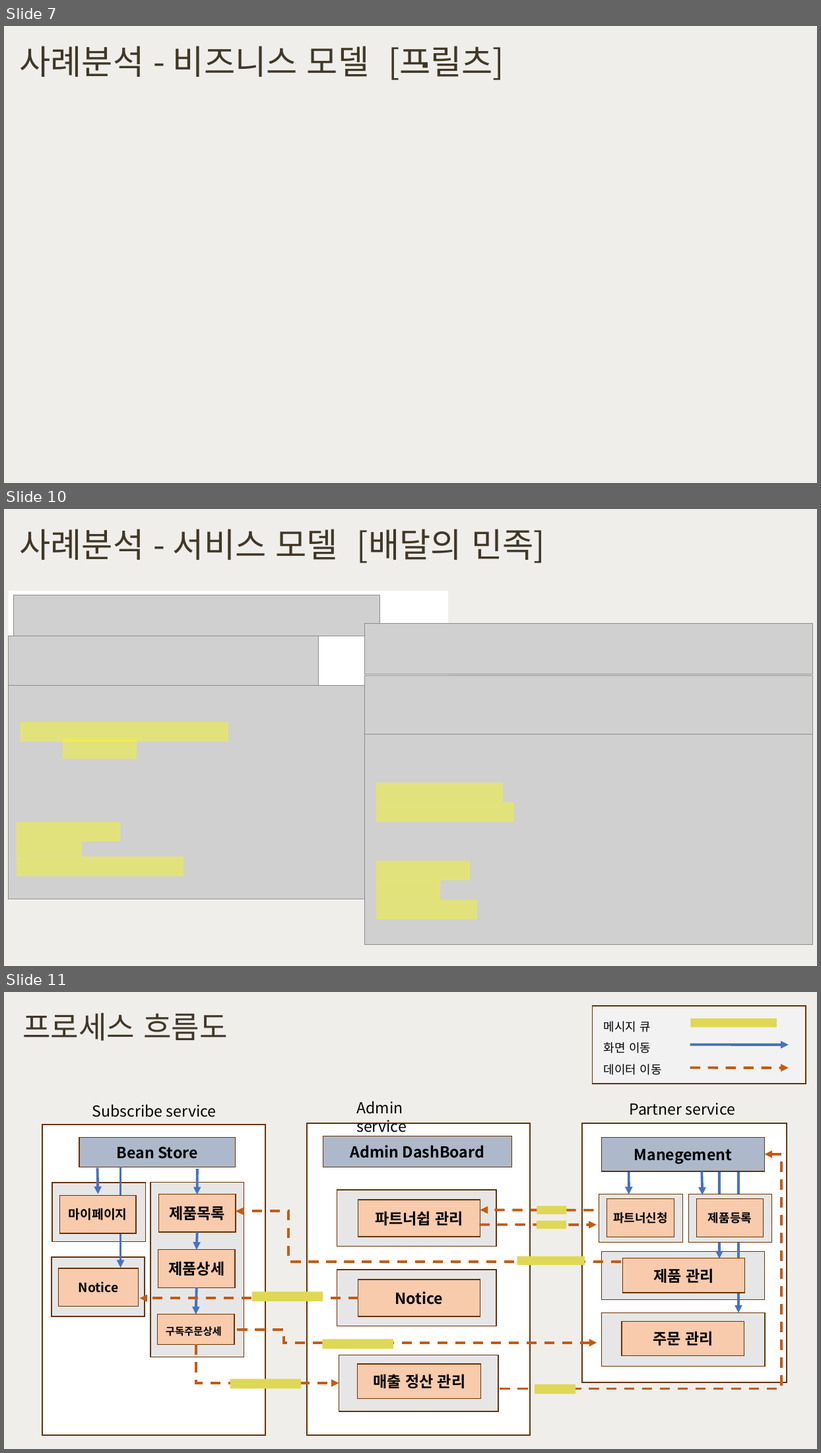
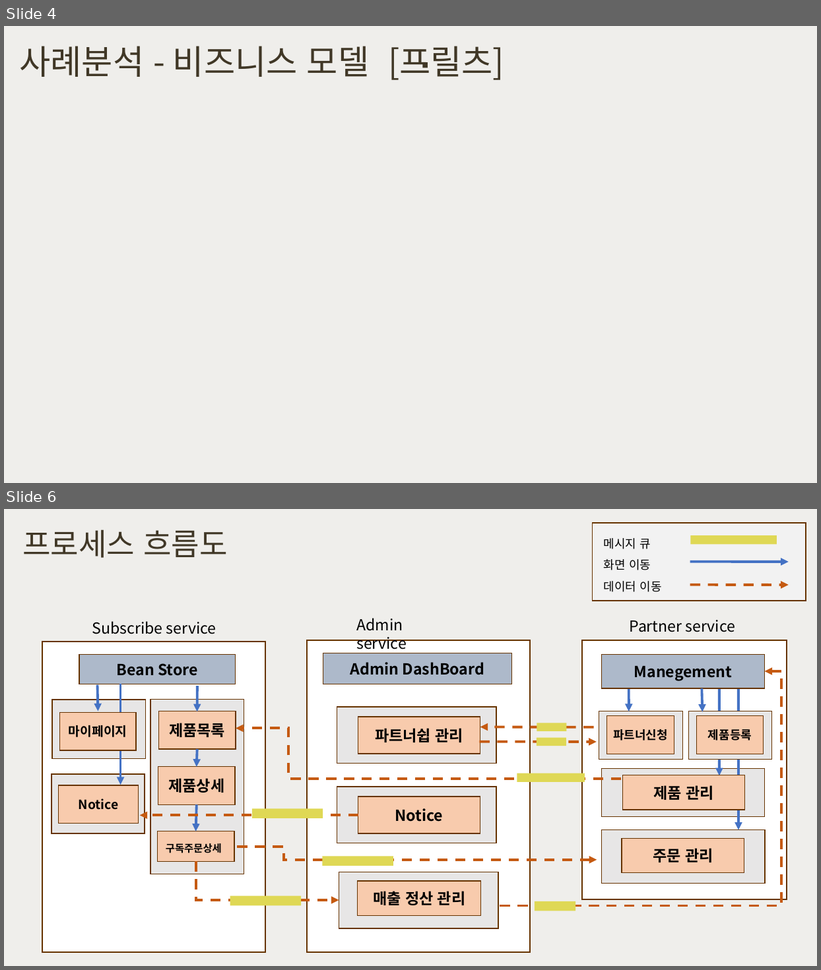
Before and after one commit to happyjane210/GIT2021-working, a slide deck: 9-project/진행 파일/주간 커-피_진행.pptx. Shown one above the other, each under a label of ours: slides 7, 10 and 11 before the commit, slides 4 and 6 after it; the slides between them are not shown. The pictures are 821x1453 and 821x970 pixels, drawn with LibreOffice and Linux fonts; fonts in the diff are those of the drawing; grey boxes stand for pictures; background and template pictures are left out. Boxes give left, top, right and bottom in pixels: in the first picture for what was removed or moved away, otherwise in the second. Text is boxed around its words. In the diff, an @@ line names an element or a change of style, - is before the commit and + after.

```diff
--- a/9-project/진행 파일/주간 커-피_진행.pptx
+++ b/9-project/진행 파일/주간 커-피_진행.pptx
@@ slide 10 removed at (4, 509, 817, 966), background #EFEEEB @@
@@ title removed at (20, 529, 545, 563) @@
-사례분석 - 서비스 모델 [배달의 민족]
@@ group removed at (8, 591, 448, 900): 6 rectangles, 3 pictures @@
@@ group removed at (365, 624, 813, 945): 5 rectangles, 3 pictures @@
@@ what was slide 7 is now slide 4 @@
@@ what was slide 11 is now slide 6 @@
```
Also in this commit, not shown: 4 slides changed, 4 other slides removed, 46 other files.
